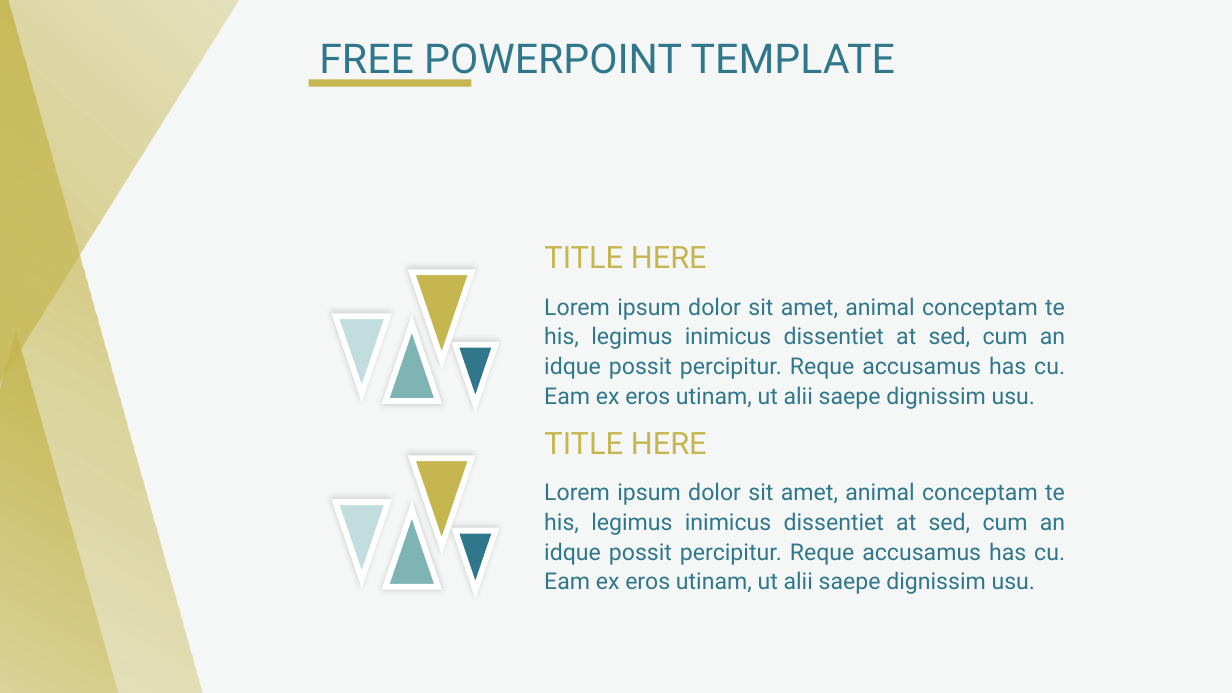
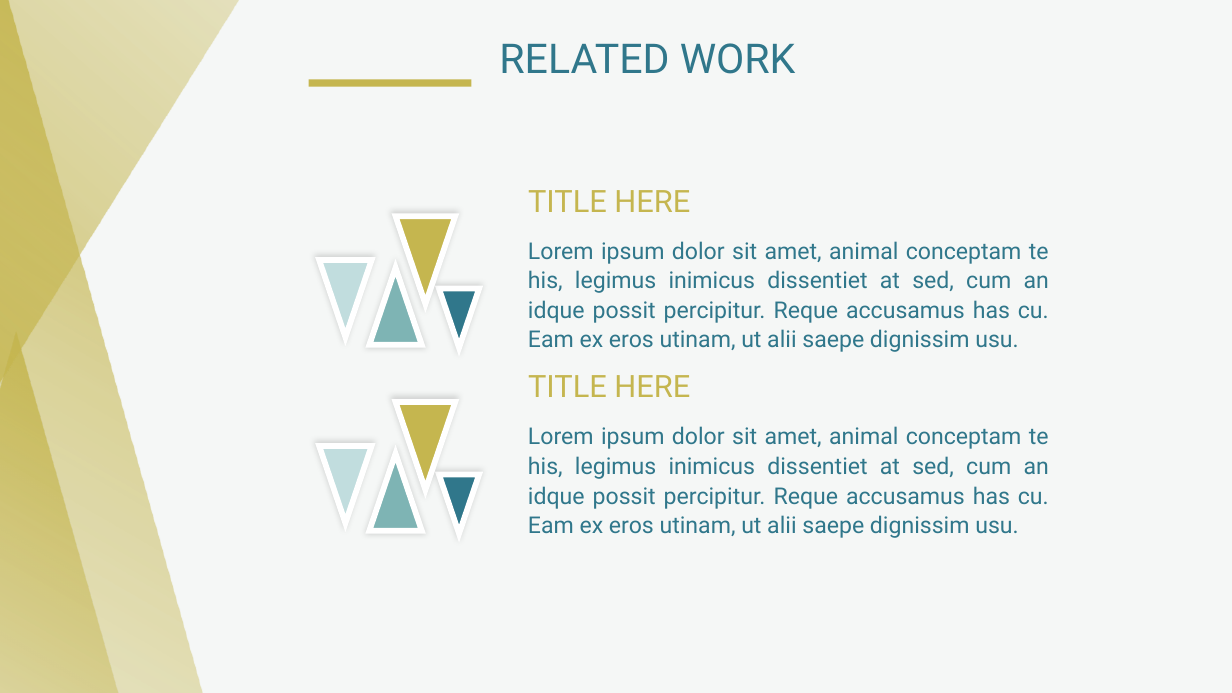
Before and after one commit to Winter-Soren/ConferencePaper-CHRIST-University, a slide deck: slide 4 of PPT/Morph PPT slides.pptx (slide 5 before the commit). Drawn at 1232x693 pixels with LibreOffice and Linux fonts; fonts in the diff are those of the drawing. Boxes give left, top, right and bottom in pixels: in the first picture for what was removed or moved away, otherwise in the second. Text is boxed around its words. In the diff, an @@ line names an element or a change of style, - is before the commit and + after.

```diff
--- a/PPT/Morph PPT slides.pptx
+++ b/PPT/Morph PPT slides.pptx
@@ text at box(499, 43, 796, 74): text changed @@
-FREE POWERPOINT TEMPLATE
+RELATED WORK
@@ 8 triangles, 4 texts: place and size @@
-8 triangles, 4 texts at box(335, 246, 1065, 594)
+8 triangles, 4 texts at box(319, 190, 1049, 538)
```
Also in this commit, not shown: 10 other slides changed, 2 slides added, 17 slides removed.
